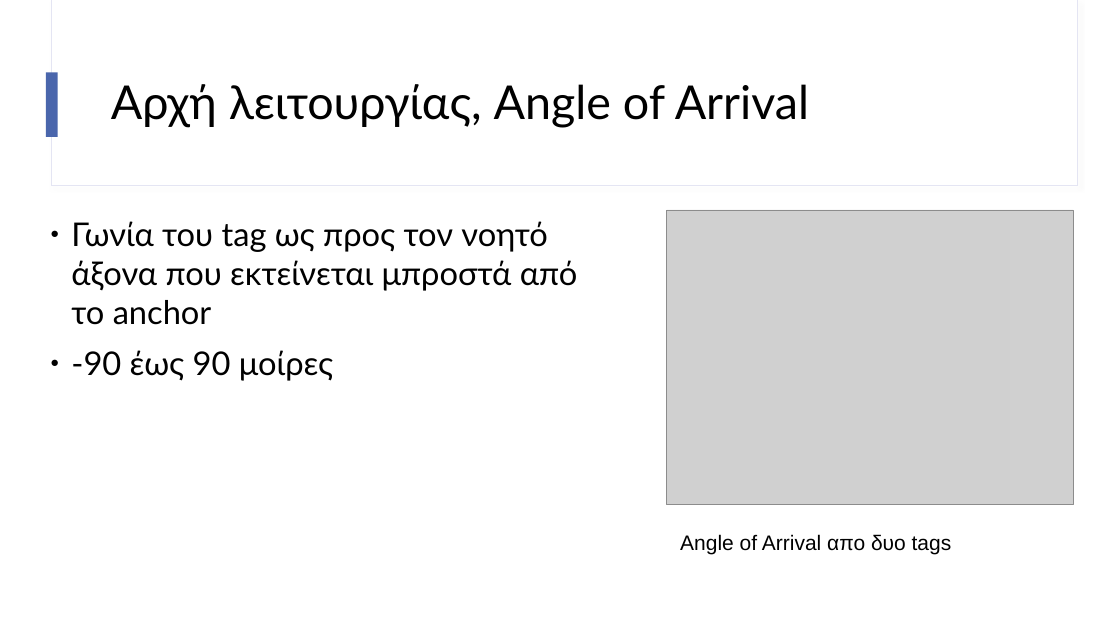
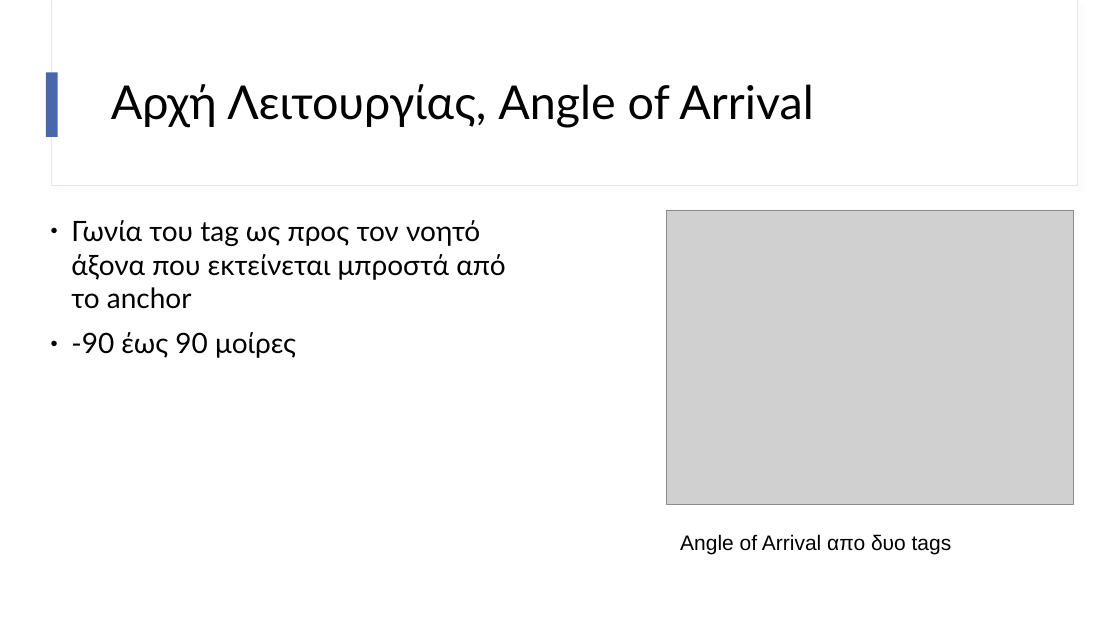
Before and after one commit to imanthoc/thesis, a slide deck: slide 4 of report/powerpoint/my_parousiasi.odp (slide 5 before the commit). Drawn at 1120x630 pixels with LibreOffice and Linux fonts; fonts in the diff are those of the drawing; grey boxes stand for pictures. Boxes give left, top, right and bottom in pixels: in the first picture for what was removed or moved away, otherwise in the second. Text is boxed around its words. In the diff, an @@ line names an element or a change of style, - is before the commit and + after.

```diff
--- a/report/powerpoint/my_parousiasi.odp
+++ b/report/powerpoint/my_parousiasi.odp
@@ title at bbox=[111, 84, 813, 128]: text changed @@
-Αρχή λειτουργίας, Angle of Arrival
+Αρχή Λειτουργίας, Angle of Arrival
@@ text "Γωνία του tag ως προς ..." at bbox=[71, 220, 505, 358]: size 28 to 24 pt @@
```
Also in this commit, not shown: 27 other slides changed, 5 slides removed, 4 other files.
